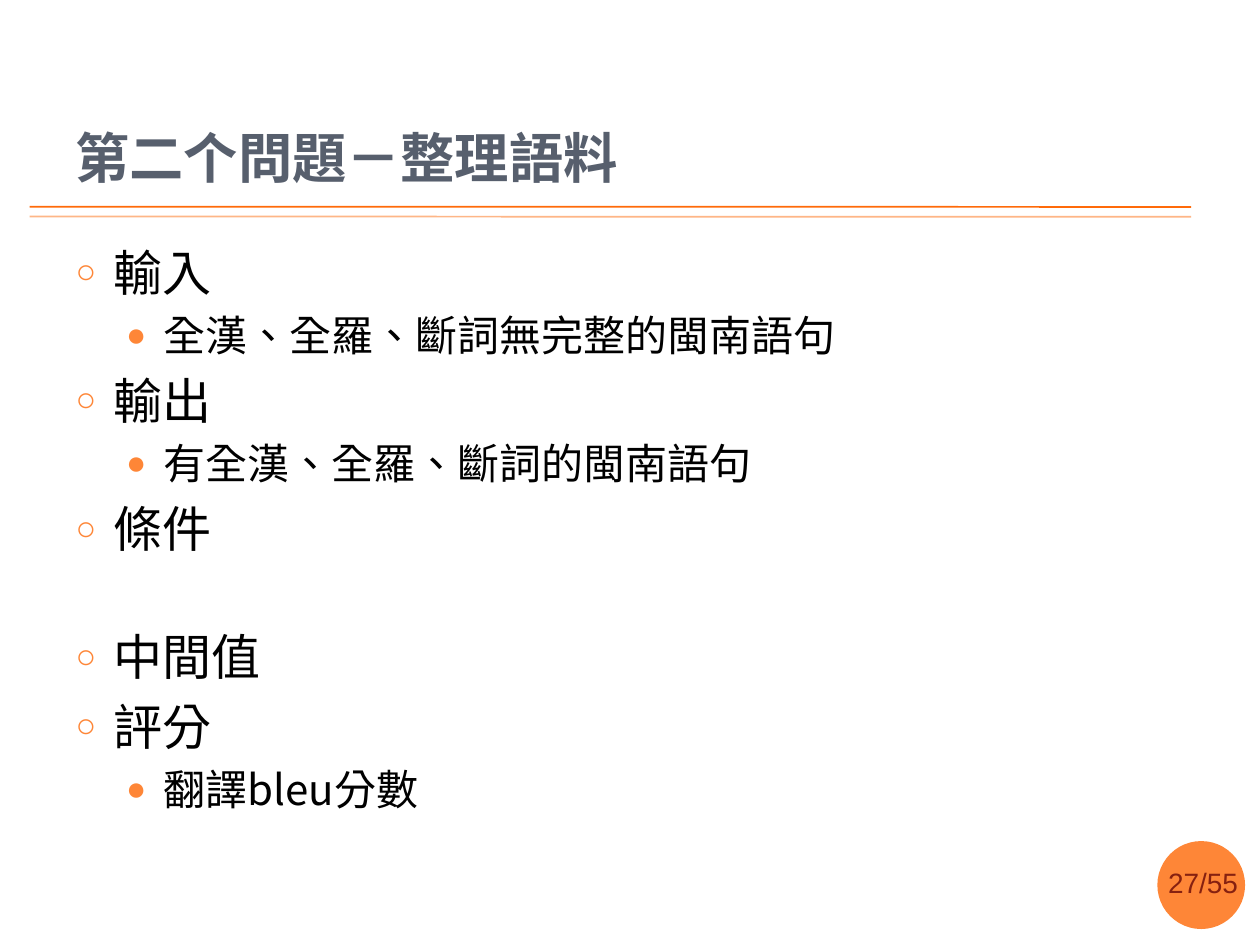
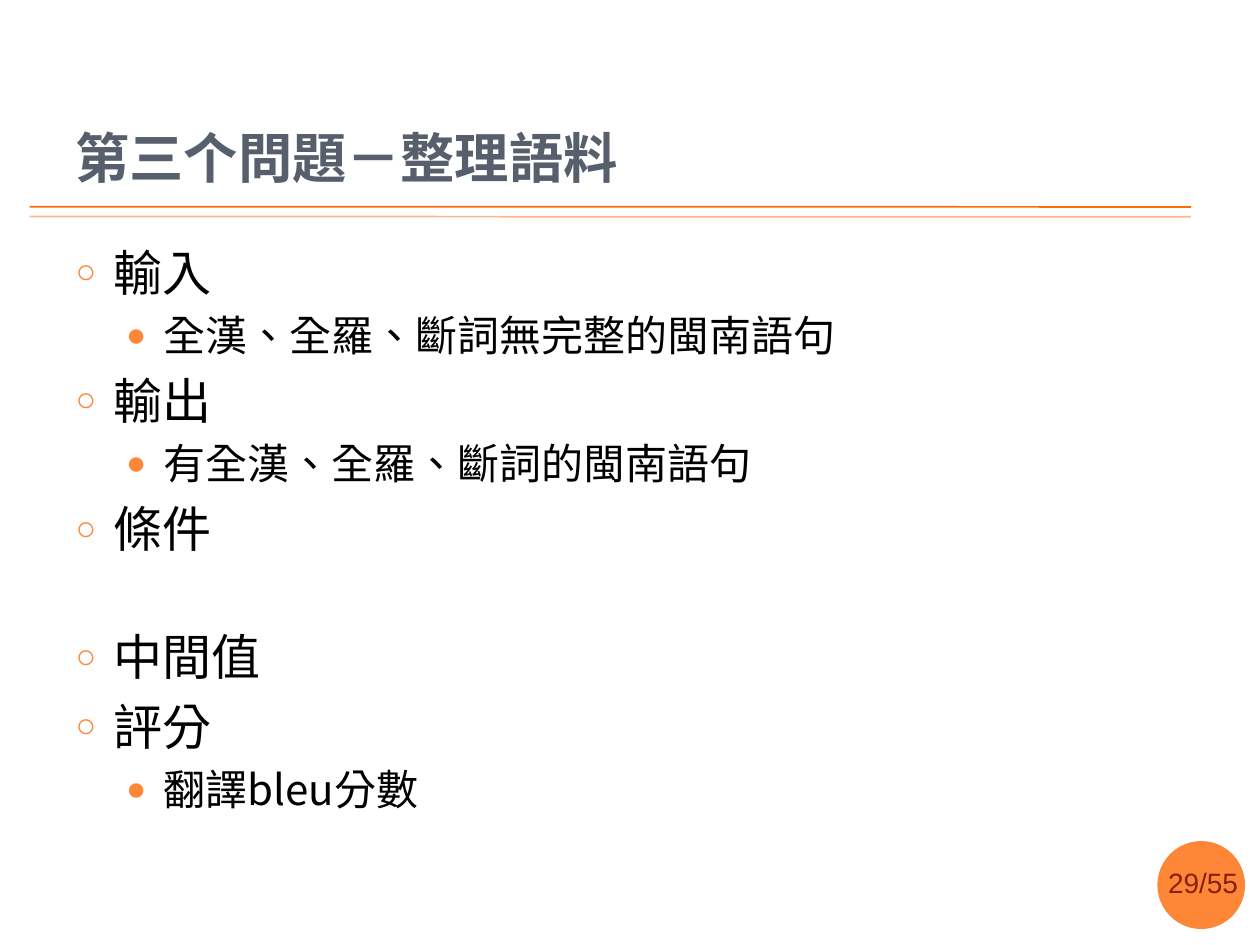
Before and after one commit to sih4sing5hong5/po3-ko3_tau5-iann2-phinn3, a slide deck: slide 29 of 翻譯報告.pptx (slide 27 before the commit). Drawn at 1260x945 pixels with LibreOffice and Linux fonts; fonts in the diff are those of the drawing; background and template pictures are left out. Boxes give left, top, right and bottom in pixels: in the first picture for what was removed or moved away, otherwise in the second. Text is boxed around its words. In the diff, an @@ line names an element or a change of style, - is before the commit and + after.

```diff
--- a/翻譯報告.pptx
+++ b/翻譯報告.pptx
@@ title at (75,131,617,183): text changed @@
-第二个問題－整理語料
+第三个問題－整理語料
@@ page number at (1168,873,1238,893): text changed @@
-27/55
+29/55
```
Also in this commit, not shown: 9 other slides changed, 3 slides added.
